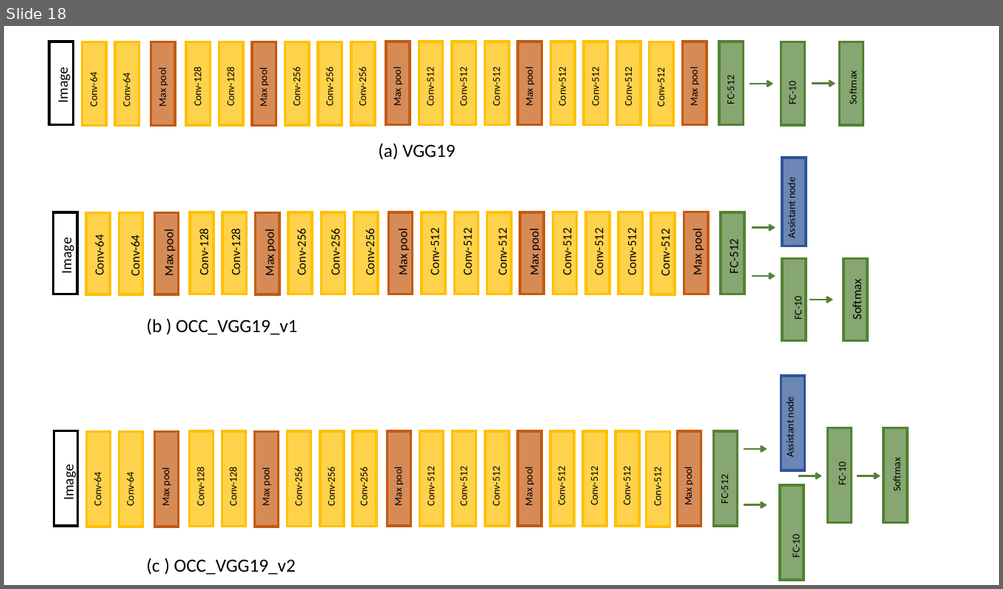
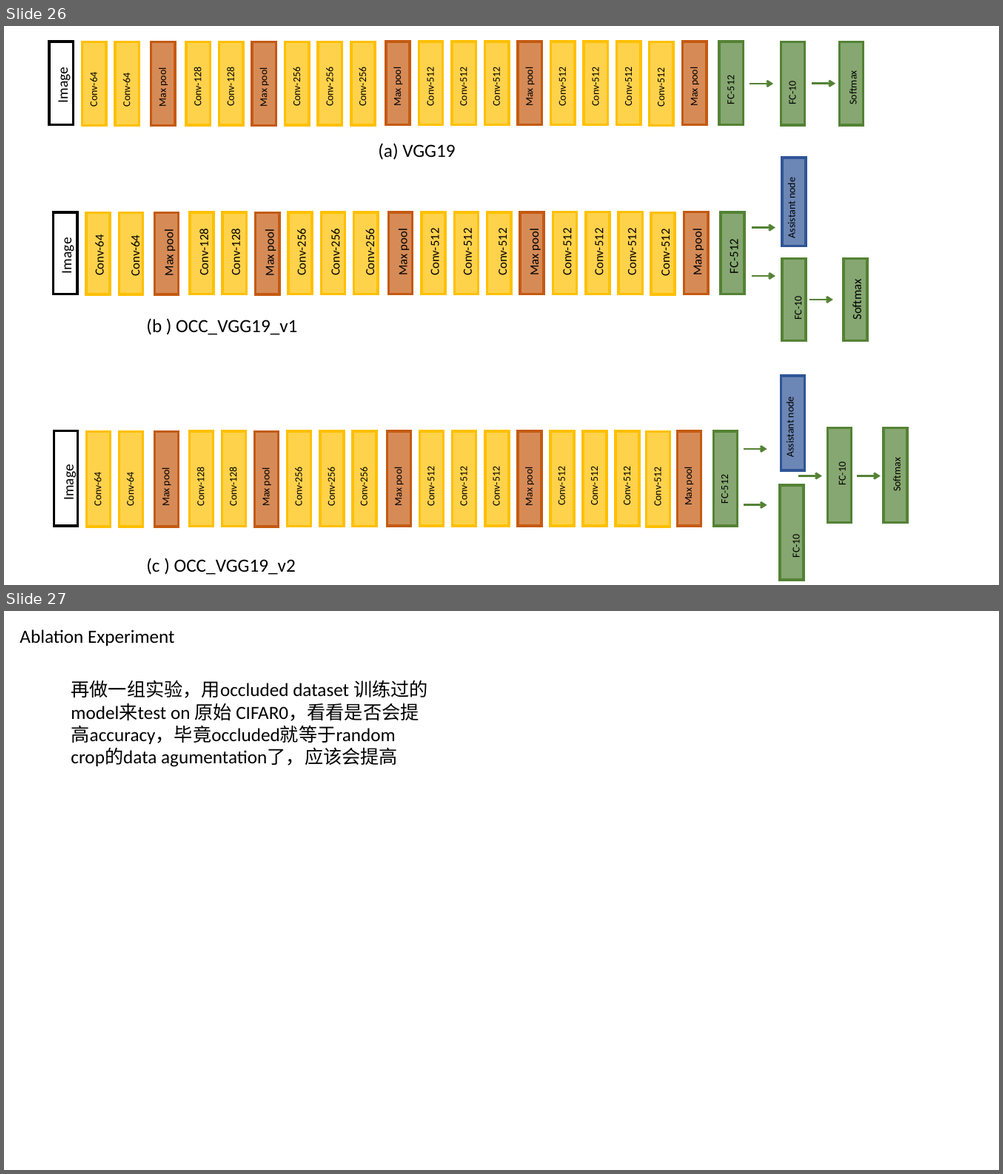
Before and after one commit to ZucchiniTang/Assistant_Unit, a slide deck: Graph.pptx. Shown one above the other, each under a label of ours: slide 18 before the commit, slides 26 and 27 after it. The pictures are 1003x589 and 1003x1174 pixels, drawn with LibreOffice and Linux fonts; fonts in the diff are those of the drawing. Boxes give left, top, right and bottom in pixels: in the first picture for what was removed or moved away, otherwise in the second. Text is boxed around its words. In the diff, an @@ line names an element or a change of style, - is before the commit and + after.

```diff
--- a/Graph.pptx
+++ b/Graph.pptx
@@ slide 27 added at [4, 611, 999, 1170], background #FFFFFF @@
@@ text added at [20, 629, 175, 646], 18 pt, text #000000 @@
+Ablation Experiment
@@ text added at [71, 680, 428, 767], 18 pt, text #000000 @@
+再做一组实验，用occluded dataset 训练过的model来test on 原始 CIFAR0，看看是否会提高accuracy，毕竟occluded就等于random crop的data agumentation了，应该会提高
@@ what was slide 18 is now slide 26 @@
```
Also in this commit, not shown: 5 slides changed, 12 other slides added, 1 slide removed.
